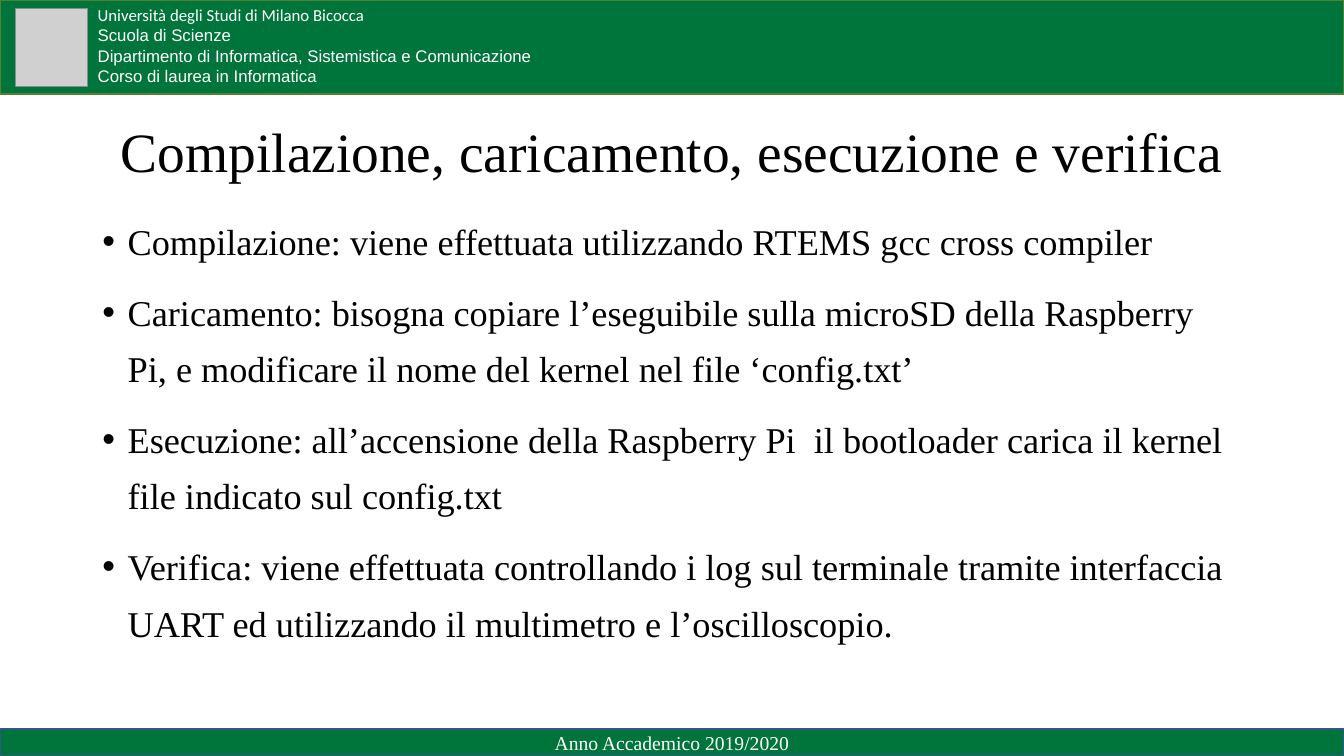
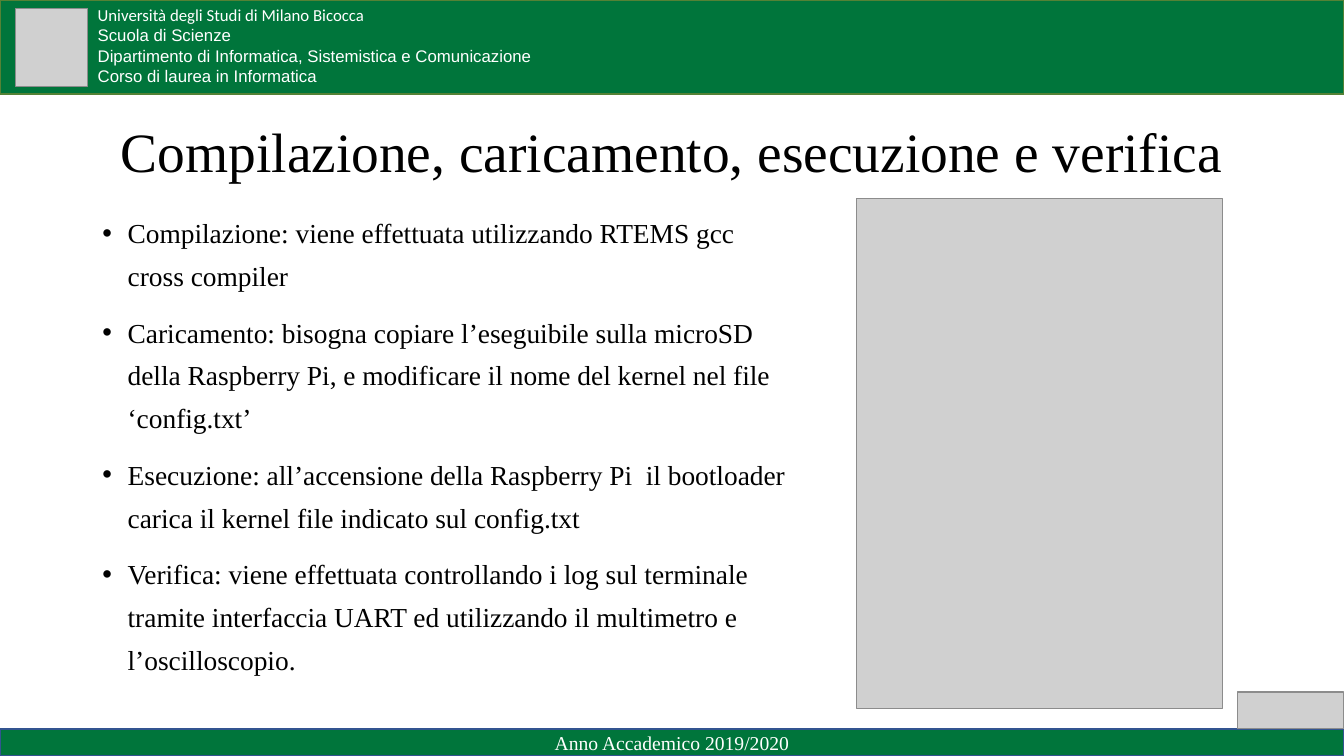
Before and after one commit to Zetlark28/RTEMS-Rpi3B, a slide deck: slide 7 of Presentazione/Presentazione LT.pptx (slide 11 before the commit). Drawn at 1344x756 pixels with LibreOffice and Linux fonts; fonts in the diff are those of the drawing; grey boxes stand for pictures. Boxes give left, top, right and bottom in pixels: in the first picture for what was removed or moved away, otherwise in the second. Text is boxed around its words. In the diff, an @@ line names an element or a change of style, - is before the commit and + after.

```diff
--- a/Presentazione/Presentazione LT.pptx
+++ b/Presentazione/Presentazione LT.pptx
@@ text "Compilazione: viene effettuata utilizzando RTEMS ..." at <box>128,223,785,675</box>: size 25.9 to 19.6 pt @@
@@ picture added at <box>856,199,1222,708</box> @@
@@ picture added at <box>1238,692,1344,729</box> @@
```
Also in this commit, not shown: 11 other slides changed, 1 slide removed, 6 other files.
